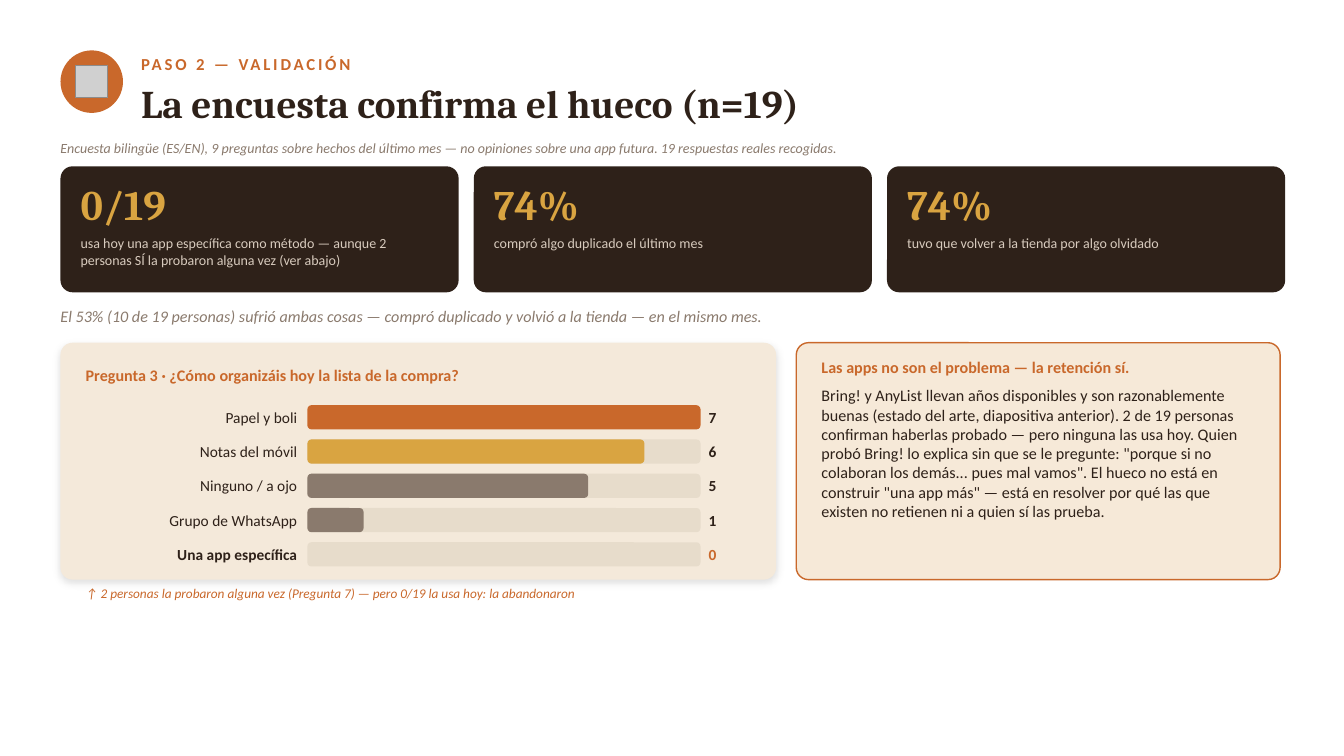
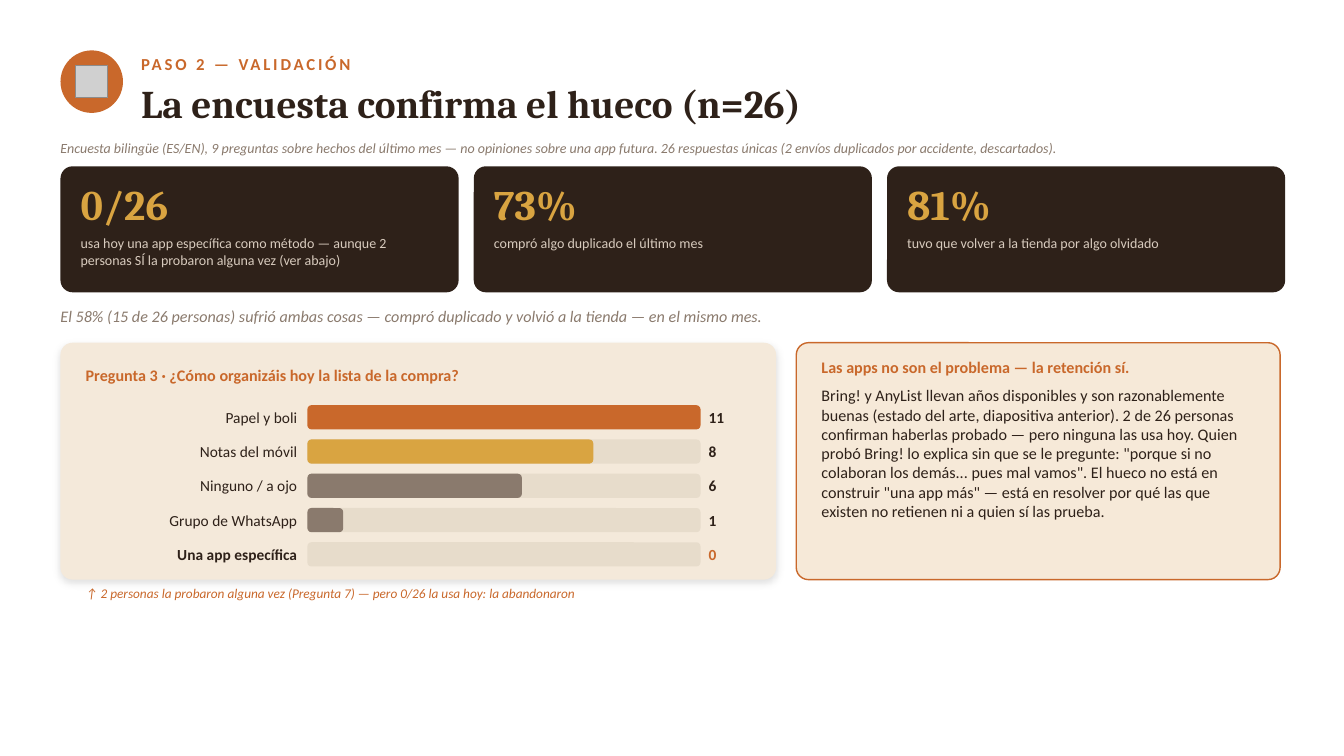
Before and after one commit to lagoanadia/Larder, a slide deck: slide 5 of docs/larder-presentacion.pptx. Drawn at 1344x756 pixels with LibreOffice and Linux fonts; fonts in the diff are those of the drawing; grey boxes stand for pictures. Boxes give left, top, right and bottom in pixels: in the first picture for what was removed or moved away, otherwise in the second. Text is boxed around its words. In the diff, an @@ line names an element or a change of style, - is before the commit and + after.

```diff
--- a/docs/larder-presentacion.pptx
+++ b/docs/larder-presentacion.pptx
@@ text at (141, 89, 801, 125): text changed @@
-La encuesta confirma el hueco (n=19)
+La encuesta confirma el hueco (n=26)
@@ text at (60, 143, 1056, 156): text changed @@
-Encuesta bilingüe (ES/EN), 9 preguntas sobre hechos del último mes — no opiniones sobre una app futura. 19 respuestas reales recogidas.
+Encuesta bilingüe (ES/EN), 9 preguntas sobre hechos del último mes — no opiniones sobre una app futura. 26 respuestas únicas (2 envíos duplicados por accidente, descartados).
@@ text at (81, 191, 168, 226): text changed @@
-0/19
+0/26
@@ text at (494, 191, 577, 221): text changed @@
-74%
+73%
@@ text at (907, 191, 991, 221): text changed @@
-74%
+81%
@@ text at (60, 310, 762, 325): text changed @@
-El 53% (10 de 19 personas) sufrió ambas cosas — compró duplicado y volvió a la tienda — en el mismo mes.
+El 58% (15 de 26 personas) sufrió ambas cosas — compró duplicado y volvió a la tienda — en el mismo mes.
@@ text at (709, 413, 725, 423): text changed @@
-7
+11
@@ text at (821, 390, 1238, 520): text changed @@
-Bring! y AnyList llevan años disponibles y son razonablemente buenas (estado del arte, diapositiva anterior). 2 de 19 personas confirman haberlas probado — pero ninguna las usa hoy. Quien probó Bring! lo explica sin que se le pregunte: "porque si no colaboran los demás... pues mal vamos". El hueco no está en construir "una app más" — está en resolver por qué las que existen no retienen ni a quien sí las prueba.
+Bring! y AnyList llevan años disponibles y son razonablemente buenas (estado del arte, diapositiva anterior). 2 de 26 personas confirman haberlas probado — pero ninguna las usa hoy. Quien probó Bring! lo explica sin que se le pregunte: "porque si no colaboran los demás... pues mal vamos". El hueco no está en construir "una app más" — está en resolver por qué las que existen no retienen ni a quien sí las prueba.
@@ rounded rectangle: place and size @@
-rounded rectangle at (308, 440, 644, 464)
+rounded rectangle at (308, 440, 594, 464)
@@ rounded rectangle: place and size @@
-rounded rectangle at (308, 474, 589, 498)
+rounded rectangle at (308, 474, 522, 498)
@@ text "6": place and size @@
-text "6" at (709, 446, 717, 457)
+text "6" at (709, 480, 717, 491)
@@ rounded rectangle: place and size @@
-rounded rectangle at (308, 508, 364, 532)
+rounded rectangle at (308, 508, 343, 532)
@@ text at (101, 588, 575, 601): text changed @@
-↑ 2 personas la probaron alguna vez (Pregunta 7) — pero 0/19 la usa hoy: la abandonaron
+↑ 2 personas la probaron alguna vez (Pregunta 7) — pero 0/26 la usa hoy: la abandonaron
```
Also in this commit, not shown: 1 other slide changed, 1 other file.
